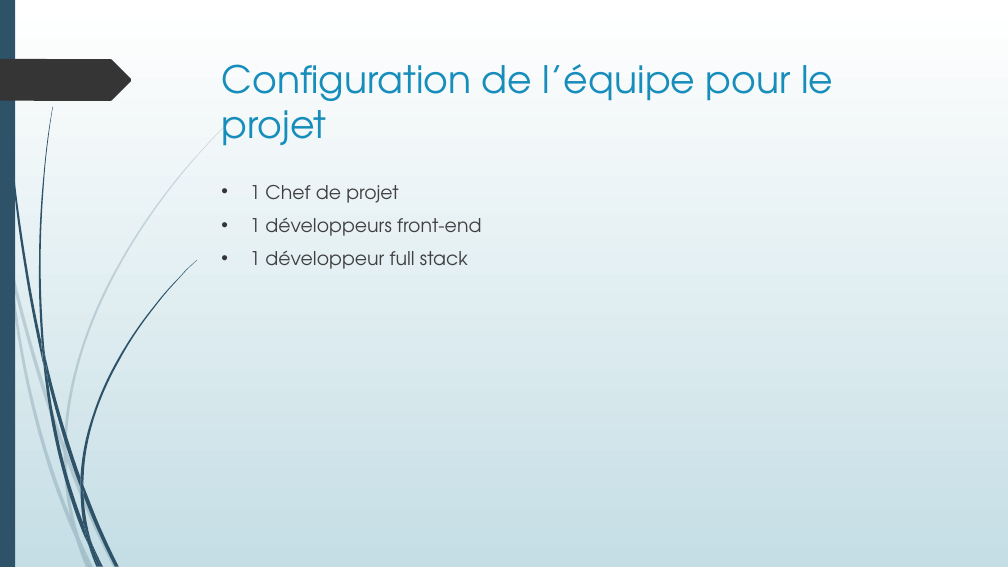
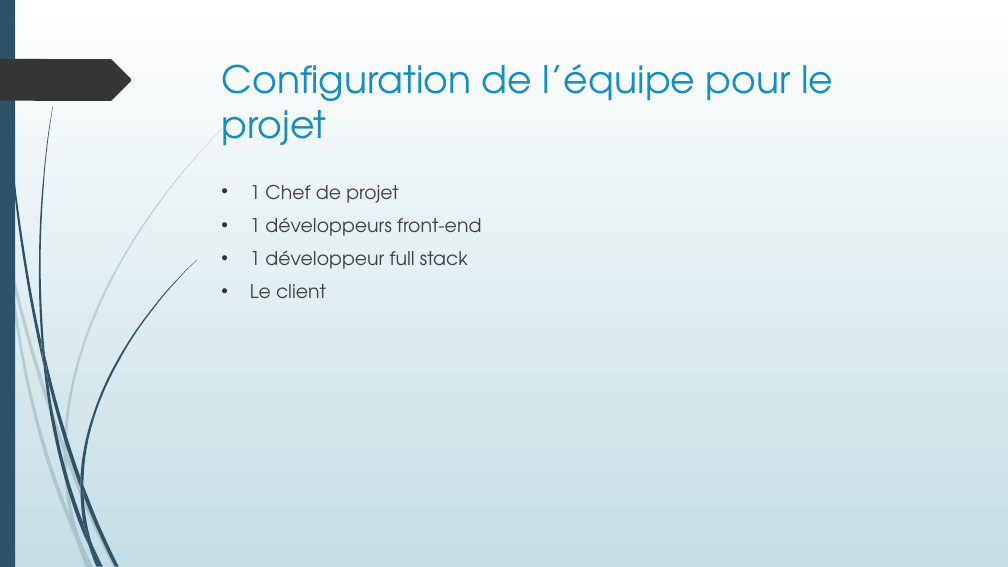
Before and after one commit to Oleome/projet_4, a slide deck: slide 2 of Projet 4.ppt. Drawn at 1008x567 pixels with LibreOffice and Linux fonts; fonts in the diff are those of the drawing. Boxes give left, top, right and bottom in pixels: in the first picture for what was removed or moved away, otherwise in the second. Text is boxed around its words. In the diff, an @@ line names an element or a change of style, - is before the commit and + after.

```diff
--- a/Projet 4.ppt
+++ b/Projet 4.ppt
@@ text at box(250, 284, 326, 298): paragraph added @@
+• Le client
```
Also in this commit, not shown: 1 other file.
